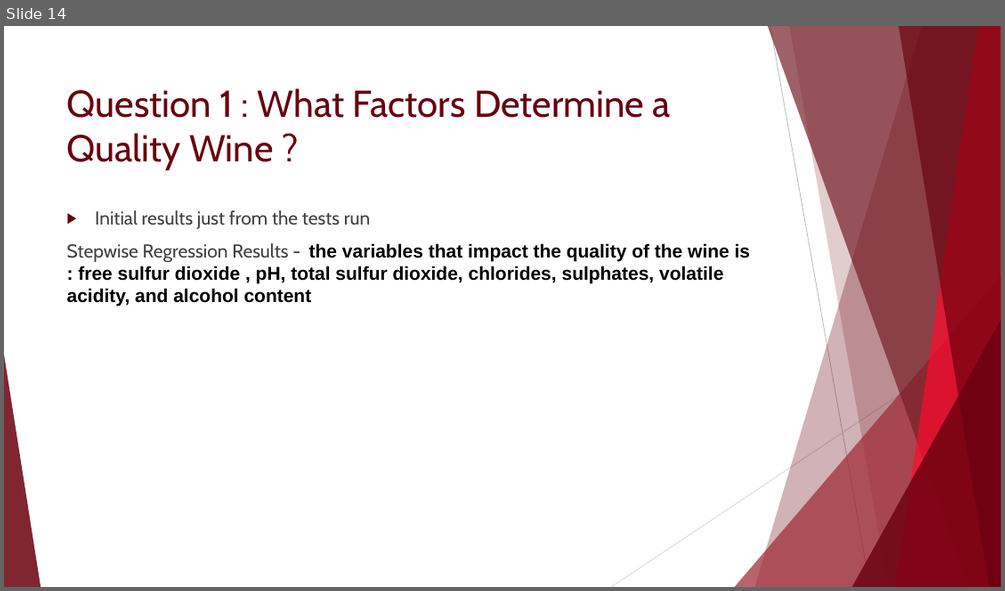
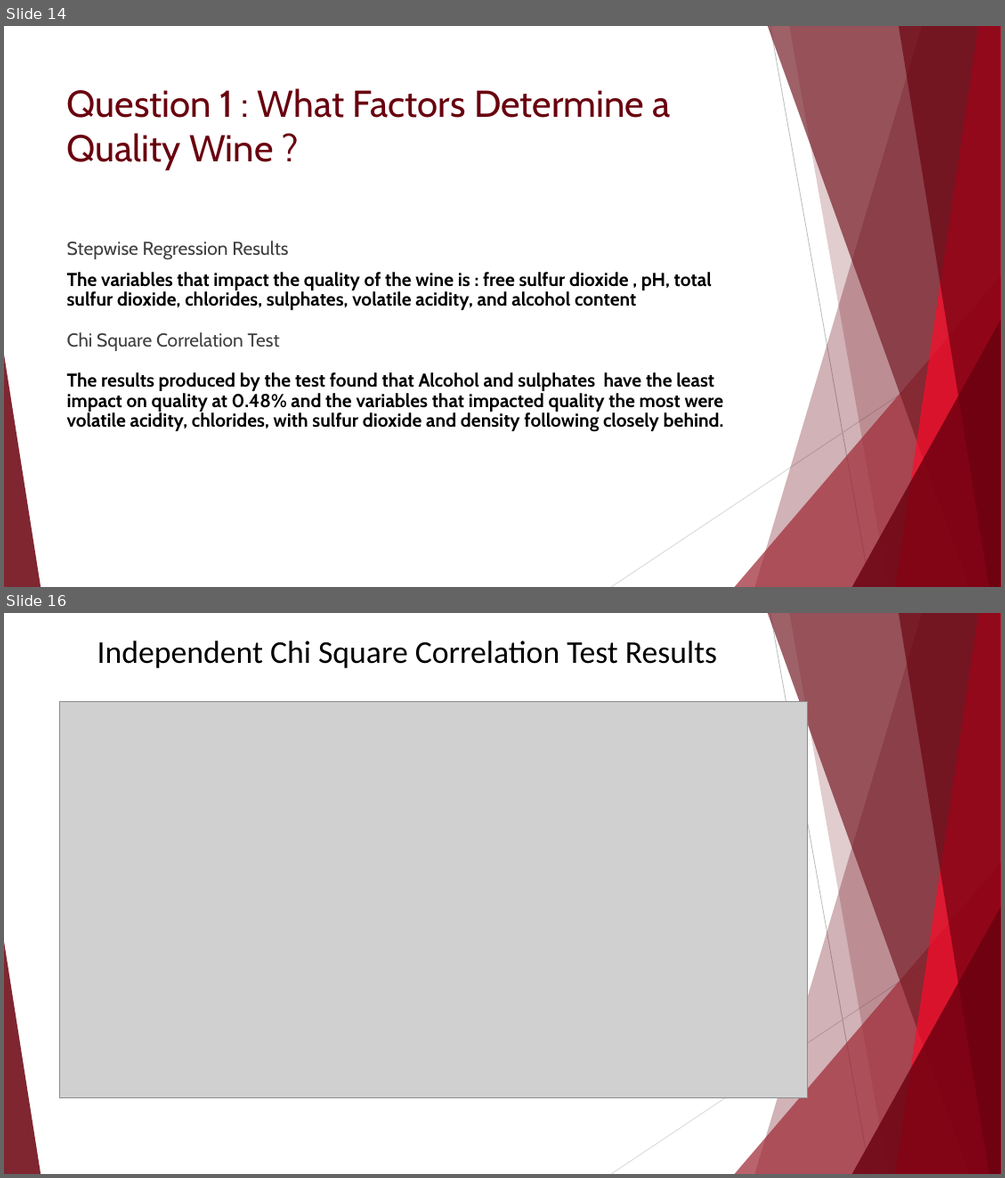
Before and after one commit to Phoebe-Moore/FinalProject, a slide deck: Red Wine Quality Analysis Presentation update.pptx. Shown one above the other, each under a label of ours: slide 14 before the commit, slides 14 and 16 after it; the slides between them are not shown. The pictures are 1005x591 and 1005x1178 pixels, drawn with LibreOffice and Linux fonts; fonts in the diff are those of the drawing; grey boxes stand for pictures. Boxes give left, top, right and bottom in pixels: in the first picture for what was removed or moved away, otherwise in the second. Text is boxed around its words. In the diff, an @@ line names an element or a change of style, - is before the commit and + after.

```diff
--- a/Red Wine Quality Analysis Presentation update.pptx
+++ b/Red Wine Quality Analysis Presentation update.pptx
@@ slide 16 added at (x1=4, y1=613, x2=1001, y2=1174), background #FFFFFF; not listed: 10 template elements that a slide beside it also shows @@
@@ title added at (x1=97, y1=641, x2=717, y2=668), 30.6 pt, text #000000 @@
+Independent Chi Square Correlation Test Results
@@ picture added at (x1=59, y1=701, x2=808, y2=1098) @@
@@ slide 14 changed as well @@
@@ text at (x1=67, y1=240, x2=724, y2=432): text changed; font Arial to Cabin @@
-▶ Initial results just from the tests run
-Stepwise Regression Results - the variables that impact the quality of the wine is : free sulfur dioxide , pH, total sulfur dioxide, chlorides, sulphates, volatile acidity, and alcohol content
+Stepwise Regression Results
+The variables that impact the quality of the wine is : free sulfur dioxide , pH, total sulfur dioxide, chlorides, sulphates, volatile acidity, and alcohol content
+Chi Square Correlation Test
+The results produced by the test found that Alcohol and sulphates have the least impact on quality at 0.48% and the variables that impacted quality the most were volatile acidity, chlorides, with sulfur dioxide and density following closely behind.
@@ line (1001, 328) - (611, 587): stroke #D9D9D9 0.75 pt to #D8D8D8 0.75 pt @@
```
Also in this commit, not shown: 17 other slides changed, 4 other slides added, 4 slides removed.
